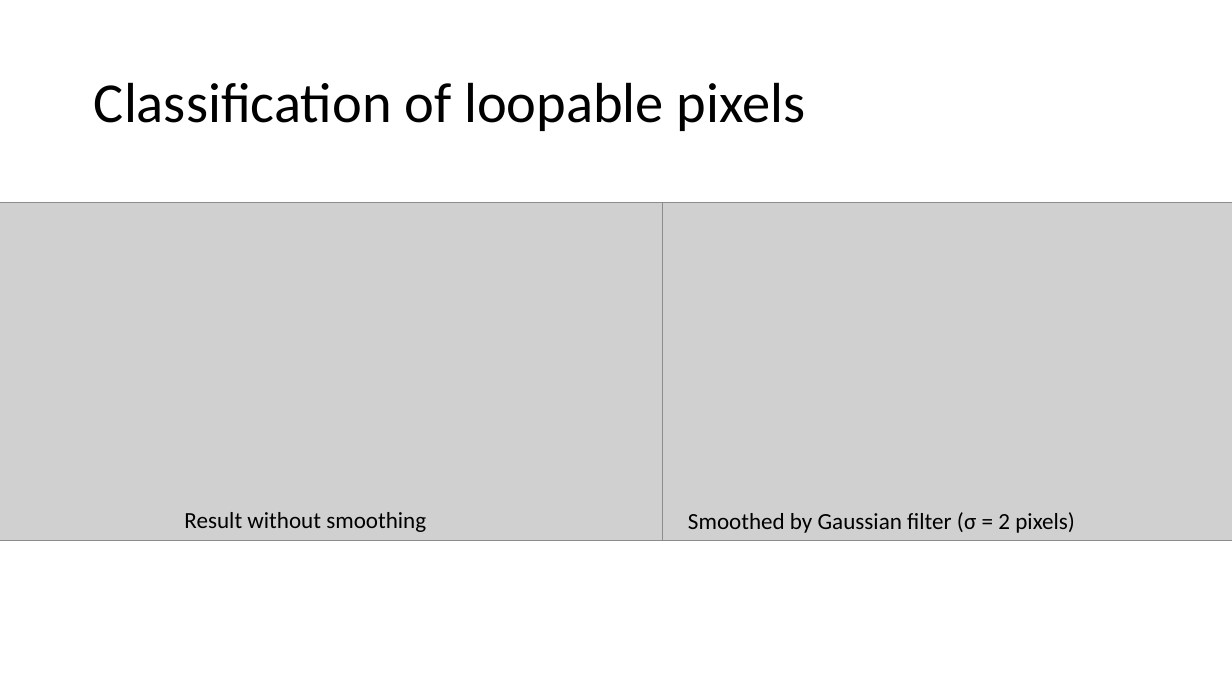
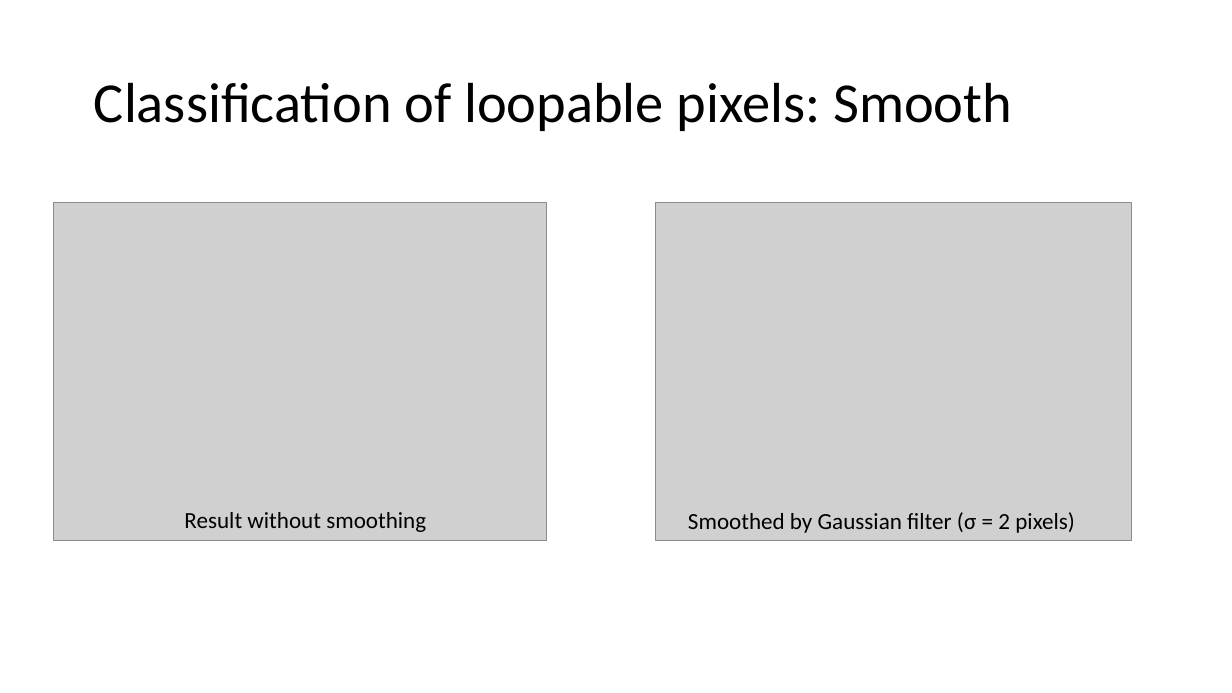
Before and after one commit to pierre0218/VideoLoop, a slide deck: slide 11 of VC_final_project.pptx (slide 6 before the commit). Drawn at 1232x693 pixels with LibreOffice and Linux fonts; fonts in the diff are those of the drawing; grey boxes stand for pictures. Boxes give left, top, right and bottom in pixels: in the first picture for what was removed or moved away, otherwise in the second. Text is boxed around its words. In the diff, an @@ line names an element or a change of style, - is before the commit and + after.

```diff
--- a/VC_final_project.pptx
+++ b/VC_final_project.pptx
@@ title at (94, 82, 1012, 131): text changed @@
-Classification of loopable pixels
+Classification of loopable pixels: Smooth
@@ picture: place and size @@
-picture at (0, 203, 662, 542)
+picture at (54, 203, 546, 542)
@@ picture: place and size @@
-picture at (533, 203, 1232, 542)
+picture at (656, 203, 1132, 542)
```
Also in this commit, not shown: 7 other slides changed, 8 slides added, 2 slides removed.
